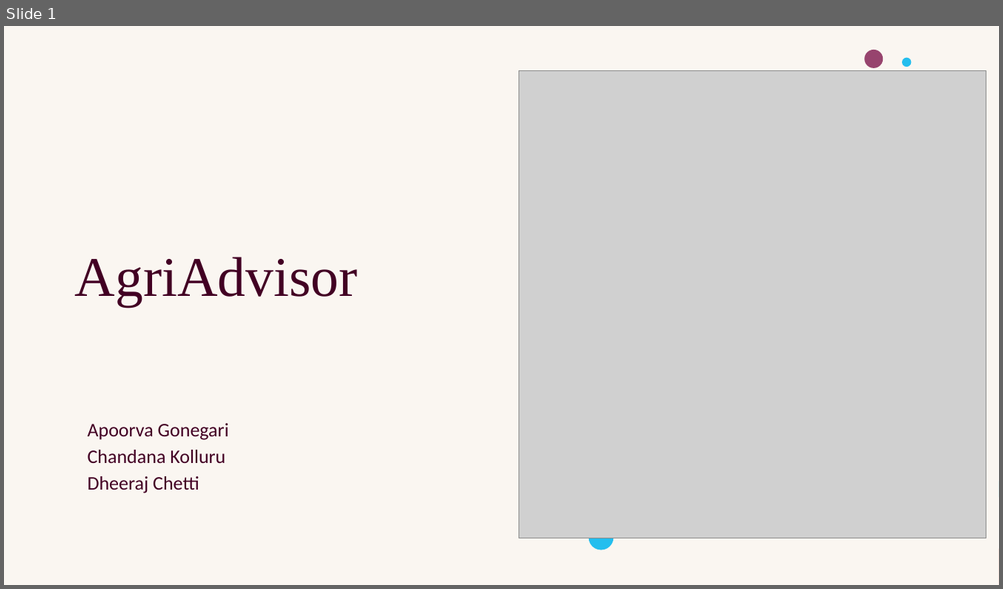
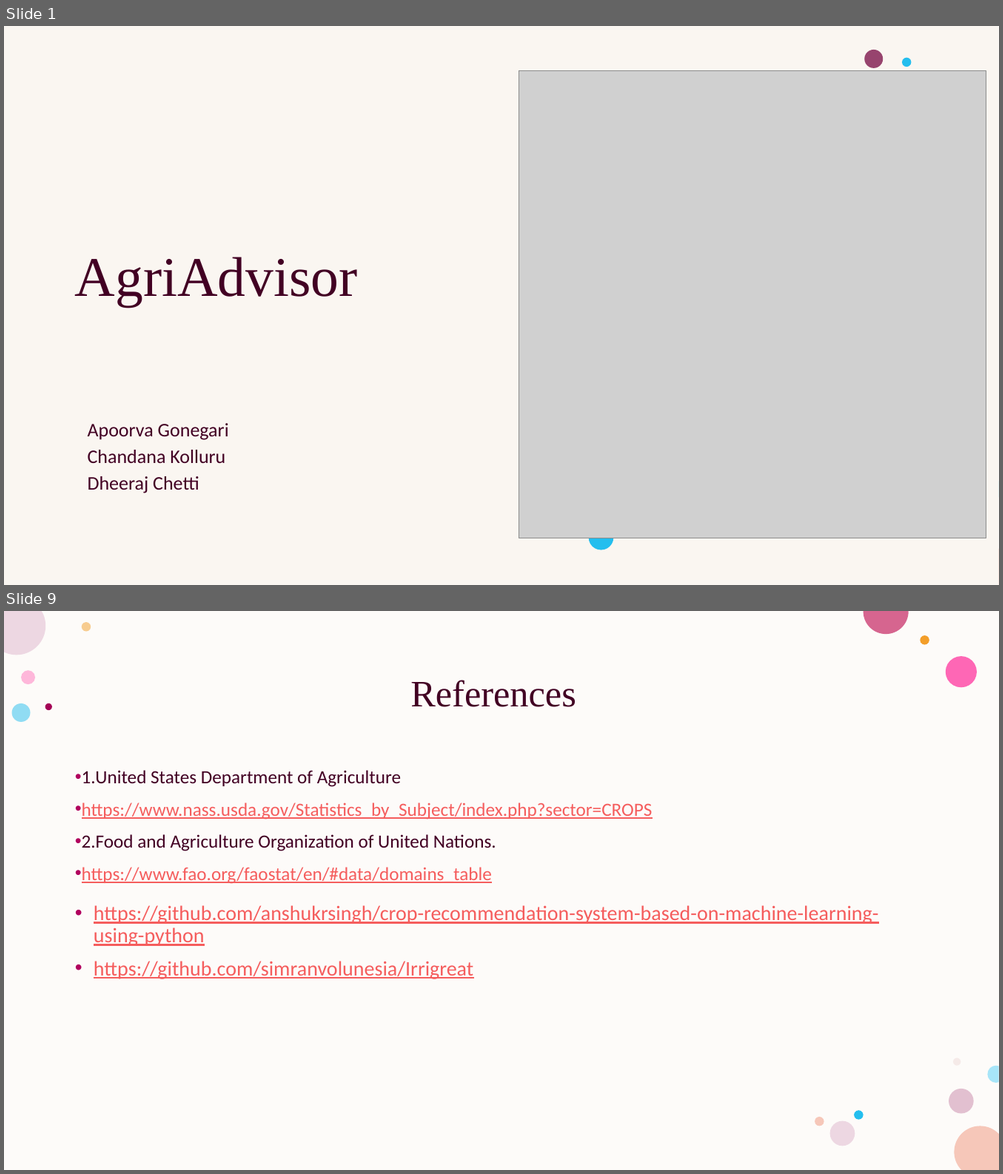
Before and after one commit to chandana341/DSCapstone, a slide deck: AgriAdvisor.pptx. Shown one above the other, each under a label of ours: slide 1 before the commit, slides 1 and 9 after it; the slides between them are not shown. The pictures are 1003x589 and 1003x1174 pixels, drawn with LibreOffice and Linux fonts; fonts in the diff are those of the drawing; grey boxes stand for pictures. Boxes give left, top, right and bottom in pixels: in the first picture for what was removed or moved away, otherwise in the second. Text is boxed around its words. In the diff, an @@ line names an element or a change of style, - is before the commit and + after.

```diff
--- a/AgriAdvisor.pptx
+++ b/AgriAdvisor.pptx
@@ slide 9 added at [4, 611, 999, 1170], background #FFFFFF; not listed: 4 template elements that a slide beside it also shows @@
@@ rectangle added at [4, 611, 999, 1170], fill #FDFBF9 @@
@@ title added at [410, 680, 576, 707], 36 pt, text #420023 @@
+References
@@ group added at [11, 622, 977, 1146]: 11 ellipses @@
@@ text added at [82, 770, 878, 980], 18 pt, text #F55D5D, underline @@
+• 1.United States Department of Agriculture
+• https://www.nass.usda.gov/Statistics_by_Subject/index.php?sector=CROPS
+• 2.Food and Agriculture Organization of United Nations.
+• https://www.fao.org/faostat/en/#data/domains_table
+• https://github.com/anshukrsingh/crop-recommendation-system-based-on-machine-learning-using-python
+• https://github.com/simranvolunesia/Irrigreat
```
Also in this commit, not shown: 4 slides changed, 3 other slides added.
